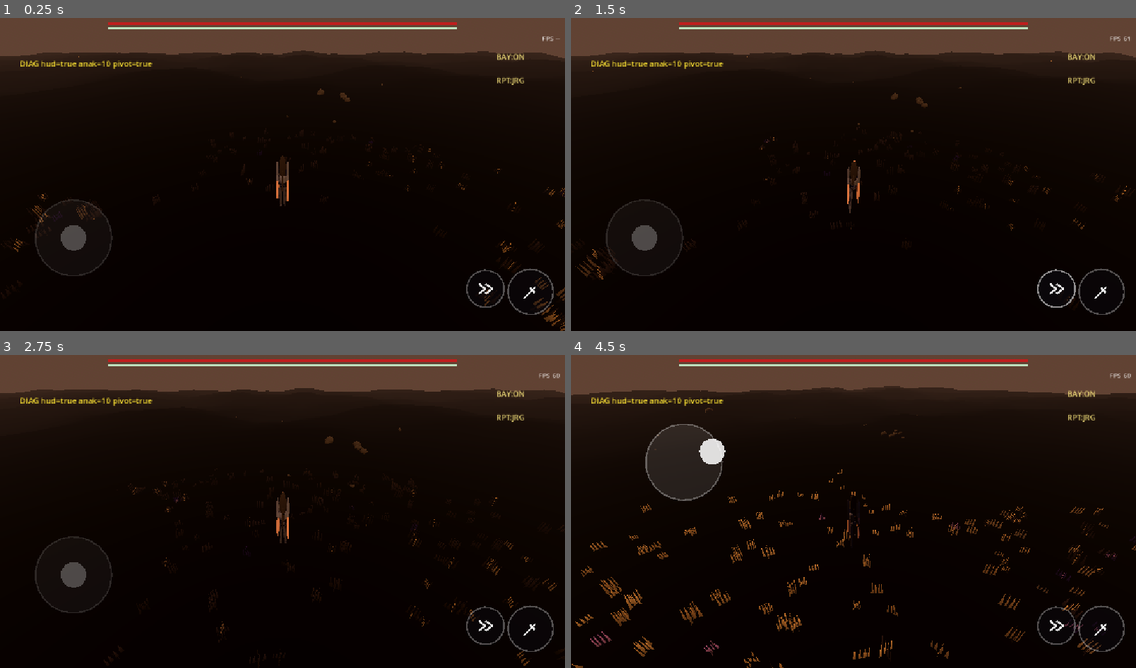
Above: before the commit, frames 1-4 (two rows, left to right).
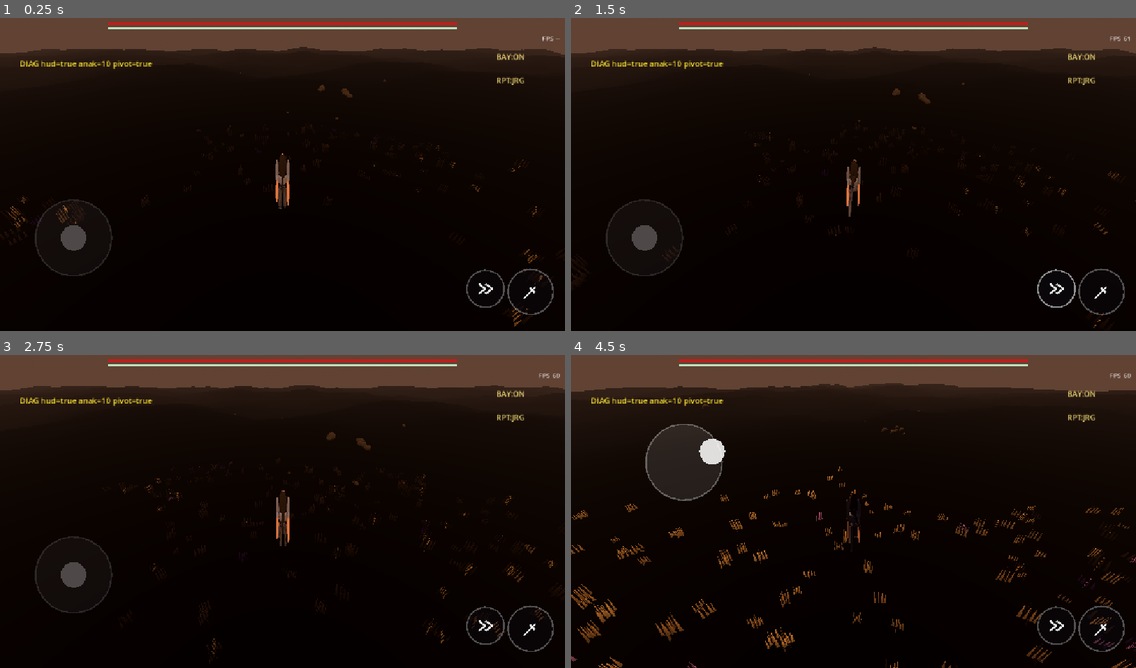
Above: after the commit, the same moments.

Repository: muzape28-blip/ZDEV-RPG
Game: Godot game, scene res://scenes/main.tscn
The game is run twice, just before and just after one commit, with the same random seed, the same clock (stepped at 60 frames per second) and the same inputs.
Inputs (mouse positions are in pixels of both pictures, inside the frame that each line leads up to):
- Up to frame 1 (0.25 s): no input
- Up to frame 2 (1.5 s): drag from (1102, 290) to (910, 102) at 0.52 s; drag from (1056, 290) to (825, 237) at 1.27 s
- Up to frame 3 (2.75 s): move the mouse to (339, 439) at 2.02 s; click (339, 439) at 2.17 s
- Up to frame 4 (4.5 s): drag from (825, 574) to (684, 461) at 2.77 s; move the mouse to (1023, 558) at 3.52 s; click (1023, 558) at 3.67 s; drag from (684, 461) to (768, 430) at 4.27 s

The runs differ from the first frame. In frame 1, 1.9% of the frame differs, in the area x 0-100%, y 9-100%; in frame 2, 1.7%; in frame 3, 1.9%; in frame 4, 5.4%.

Commit message:
perf+readability (dari VIDEO-UAT): bayangan murah, kamera dekat, kain terang
Analisis frame video: FPS 21-24 (bawah lantai), karakter kecil/gelap.
- terrain & kerikil: cast_shadow OFF (tanah menerima saja)
- shadow map 512, max distance 40 (fitur tetap hidup, lebih murah)
- kamera 5.6/3.6 (presence + ukuran terbaca)
- kain lebih terang buat readability senja

Co-authored-by: arena-agent <297053741+arena-agent@users.noreply.github.com>

Diff:
--- a/project.godot
+++ b/project.godot
@@ -28,5 +28,5 @@
 renderer/rendering_method.mobile="gl_compatibility"
 anti_aliasing/quality/msaa_3d=0
 textures/vram_compression/import_etc2_astc=true
-lights_and_shadows/directional_shadow/size=1024
+lights_and_shadows/directional_shadow/size=512
 environment/defaults/default_clear_color=Color(0.09, 0.07, 0.12, 1)
--- a/scenes/main.tscn
+++ b/scenes/main.tscn
@@ -40,7 +40,7 @@
 light_color = Color(1.0, 0.72, 0.45, 1)
 light_energy = 1.1
 shadow_enabled = true
-directional_shadow_max_distance = 60.0
+directional_shadow_max_distance = 40.0
 
 [node name="Terrain" type="Node3D" parent="."]
 script = ExtResource("6_ter")
@@ -66,7 +66,7 @@
 script = ExtResource("3_cam")
 
 [node name="Camera3D" type="Camera3D" parent="Player/CameraPivot"]
-transform = Transform3D(1, 0, 0, 0, 0.91, -0.414, 0, 0.414, 0.91, 0, 3.9, 6.2)
+transform = Transform3D(1, 0, 0, 0, 0.91, -0.414, 0, 0.414, 0.91, 0, 3.6, 5.6)
 
 [node name="HUD" type="CanvasLayer" parent="."]
 
--- a/scripts/arena_spawner.gd
+++ b/scripts/arena_spawner.gd
@@ -70,6 +70,7 @@
 		placed += 1
 	var mi := MultiMeshInstance3D.new()
 	mi.multimesh = mm
+	mi.cast_shadow = 0  # kerikil terlalu kecil untuk layak dapat bayangan
 	add_child(mi)
 
 
--- a/scripts/proxy_humanoid.gd
+++ b/scripts/proxy_humanoid.gd
@@ -41,8 +41,8 @@
 
 
 func _ready() -> void:
-	mat_cloth = _mat(Color(0.35, 0.38, 0.45))
-	mat_cloth_dark = _mat(Color(0.22, 0.24, 0.3))
+	mat_cloth = _mat(Color(0.48, 0.53, 0.64))  # lebih terang: readability senja
+	mat_cloth_dark = _mat(Color(0.3, 0.33, 0.4))
 	mat_skin = _mat(Color(0.72, 0.55, 0.42))
 	mat_hair = _mat(Color(0.12, 0.1, 0.09))
 	_build()
--- a/scripts/terrain_generator.gd
+++ b/scripts/terrain_generator.gd
@@ -103,6 +103,7 @@
 	var mi := MeshInstance3D.new()
 	mi.mesh = am
 	mi.material_override = mat
+	mi.cast_shadow = 0  # OFF: tanah menerima bayangan saja, tak casting (hemat)
 	add_child(mi)
 
 	# collision terrain: HeightMapShape3D (tool resmi — concave trimesh
